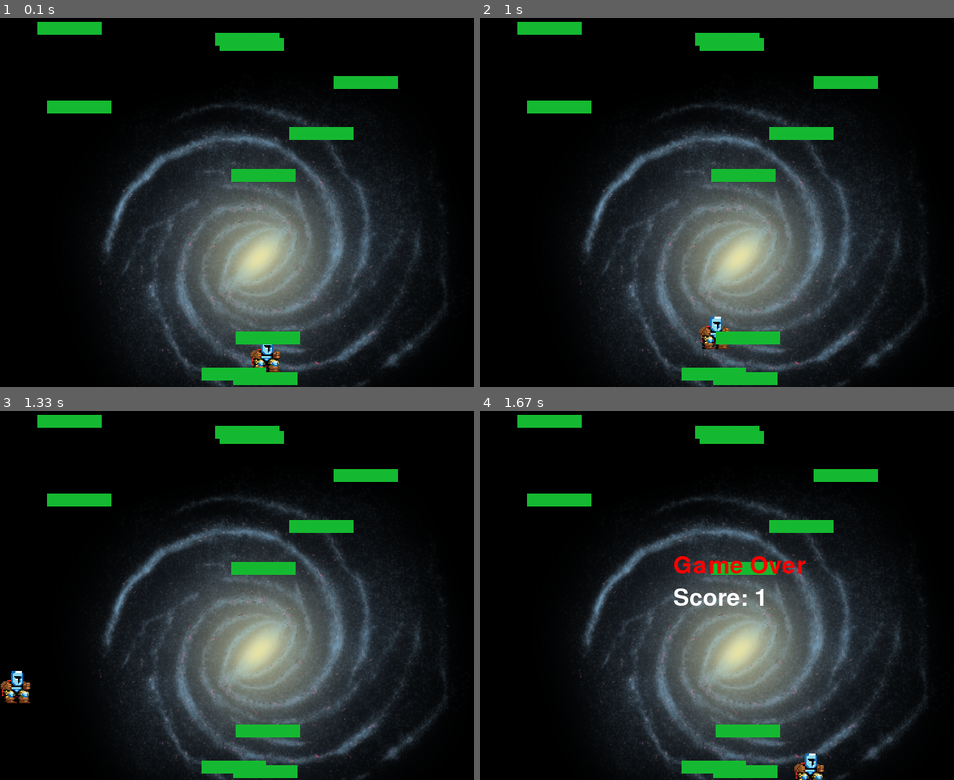
Above: before the commit, frames 1-4 (two rows, left to right).
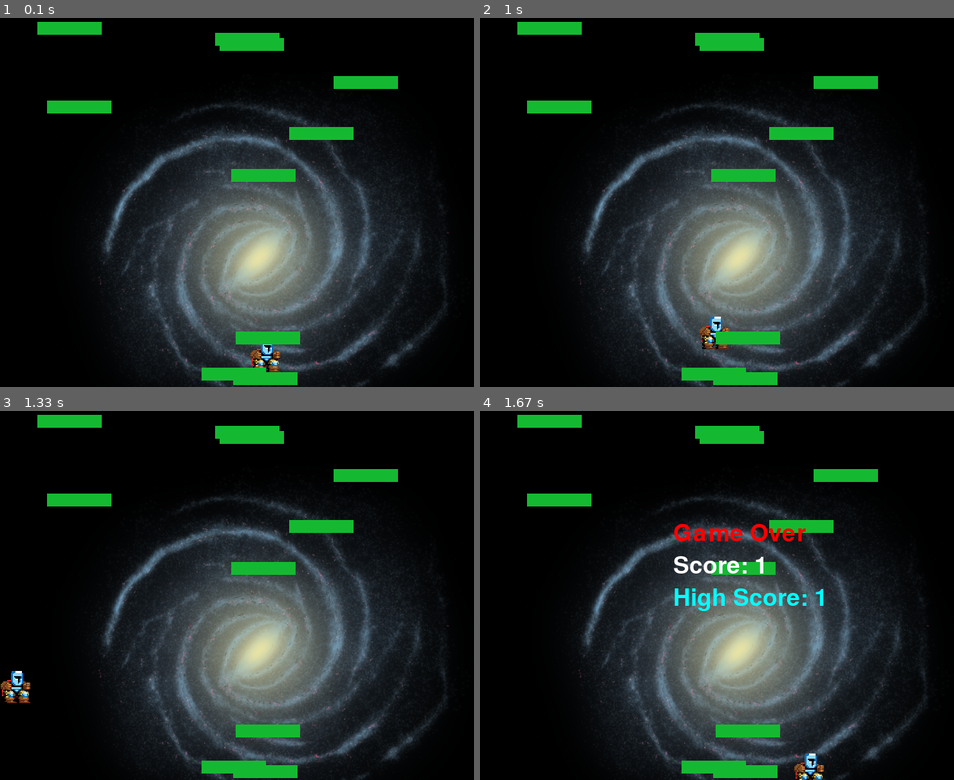
Above: after the commit, the same moments.

Repository: scourtney910/CS3021_Pygame
Game: pygame game, started from main.py
Two runs of this game, one before a commit and one after it. Both use one fixed random seed, a clock stepped at 60 frames per second and the inputs below.
Inputs (mouse positions are in pixels of both pictures, inside the frame that each line leads up to):
- Up to frame 1 (0.1 s): no input
- Up to frame 2 (1 s): press the mouse at (740, 217) at 0.37 s; move the mouse to (679, 206) at 0.47 s; release the mouse at (612, 195) at 0.6 s; press the mouse at (740, 217) at 0.7 s; move the mouse to (830, 272) at 0.8 s; release the mouse at (925, 327) at 0.93 s
- Up to frame 3 (1.33 s): no input
- Up to frame 4 (1.67 s): click (712, 687) at 1.55 s

Frames 1-3 are identical in both runs. In frame 4, 2.1% of the frame differs, in the area x 40-73%, y 30-55%.

Commit message:
Added a function and more display text

Diff:
--- a/main.py
+++ b/main.py
@@ -1,4 +1,5 @@
 from constants import Constants
+import csv
 import math
 import pygame
 from random import randint
@@ -64,6 +65,29 @@
     vector_y = -strength * math.sin(angle)
 
     return (vector_x, vector_y)
+
+
+def save_score(score: int) -> int:
+    # Read the existing score from the file
+    try:
+        with open("highScore.csv", "r") as csvfile:
+            content = csvfile.readline()
+            if content:
+                high_score = int(content)
+            else:
+                high_score = 0
+
+    except FileNotFoundError:
+        # If the file does not exist, set the high_score to 0
+        high_score = 0
+
+    # Check if the new score is higher than the existing high score
+    if score > high_score:
+        with open("highScore.csv", "w") as csvfile:
+            csvfile.write(str(score))
+        return score
+    else:
+        return high_score
 
 
 def display_text(text: str, color: tuple, x: int, y: int) -> None:
@@ -143,16 +167,25 @@
         all_sprites.draw(screen)
 
         if game_over:
+            # save player score to a CSV
+            highscore = save_score(score)
+
             # display_text(str, color, x_pos, y_pos)
             display_text(
                 "Game Over",
                 (255, 0, 0),
                 (Constants._screen_w() // 2 - 100),
-                (Constants._screen_h() // 2 - 50),
+                (Constants._screen_h() // 2 - 100),
             )
             display_text(
                 f"Score: {score}",
                 (255, 255, 255),
+                (Constants._screen_w() // 2 - 100),
+                (Constants._screen_h() // 2 - 50),
+            )
+            display_text(
+                f"High Score: {highscore}",
+                (0, 255, 255),
                 (Constants._screen_w() // 2 - 100),
                 (Constants._screen_h() // 2),
             )
--- a/sprite.py
+++ b/sprite.py
@@ -83,7 +83,7 @@
                     self.velocity_y = 0
                     self.is_jumping = False
 
-                if platform not in touched_platforms:
+                if (platform not in touched_platforms) and (self.velocity_y == 0):
                     # fix the score-variable to increment only when
                     # the player touches a new platform on screen
                     touched_platforms.add(platform)
